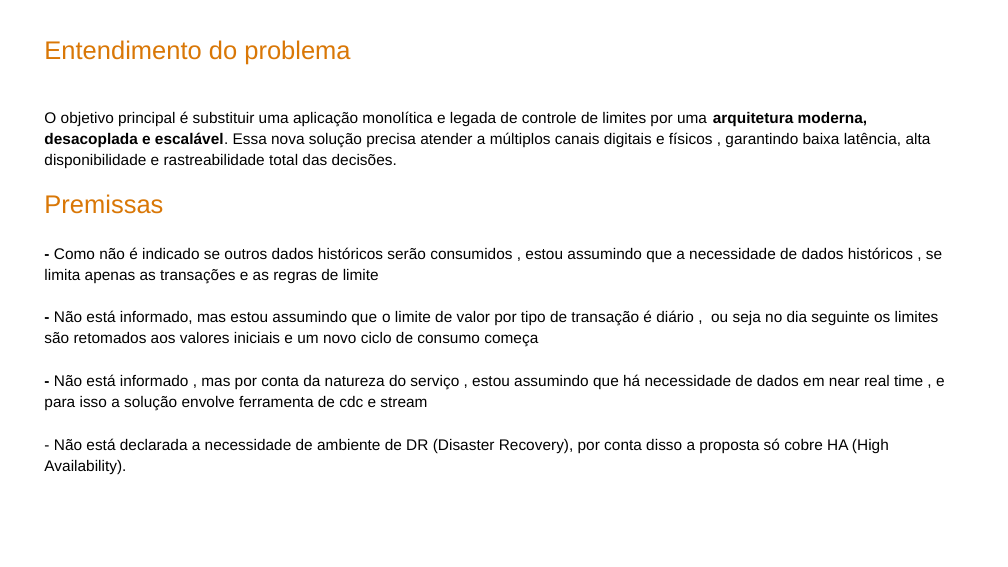
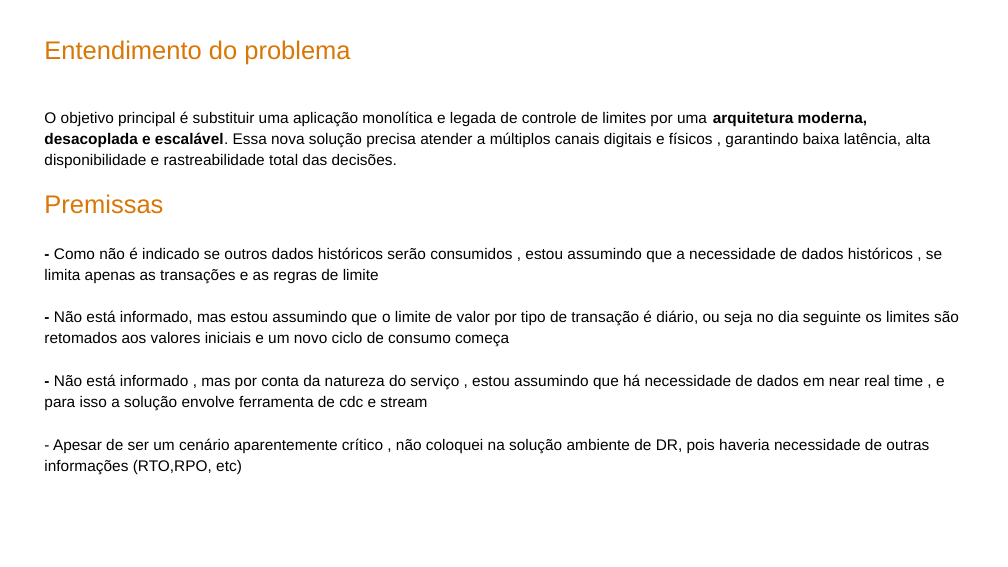
Before and after one commit to fernanda-leite/NandaPay, a slide deck: slide 2 of NandaPay.pptx. Drawn at 1008x567 pixels with LibreOffice and Linux fonts; fonts in the diff are those of the drawing. Boxes give left, top, right and bottom in pixels: in the first picture for what was removed or moved away, otherwise in the second. Text is boxed around its words. In the diff, an @@ line names an element or a change of style, - is before the commit and + after.

```diff
--- a/NandaPay.pptx
+++ b/NandaPay.pptx
@@ text at (x1=44, y1=310, x2=959, y2=347): spaces changed @@
-- Não está informado, mas estou assumindo que o limite de valor por tipo de transação é diário , ou seja no dia seguinte os limites são retomados aos valores iniciais e um novo ciclo de consumo começa
+- Não está informado, mas estou assumindo que o limite de valor por tipo de transação é diário, ou seja no dia seguinte os limites são retomados aos valores iniciais e um novo ciclo de consumo começa
@@ text at (x1=44, y1=438, x2=929, y2=474): text changed @@
-- Não está declarada a necessidade de ambiente de DR (Disaster Recovery), por conta disso a proposta só cobre HA (High Availability).
+- Apesar de ser um cenário aparentemente crítico , não coloquei na solução ambiente de DR, pois haveria necessidade de outras informações (RTO,RPO, etc)
```
Also in this commit, not shown: 1 other slide changed, 1 other file.
